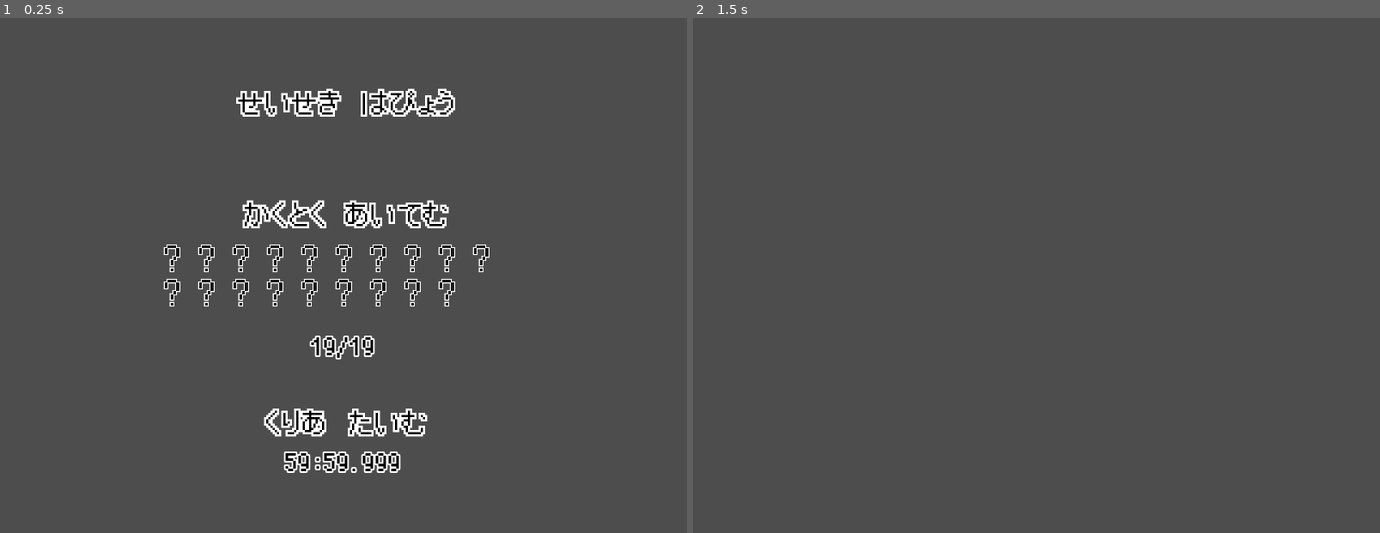
Above: before the commit, frames 1-2 (left to right).
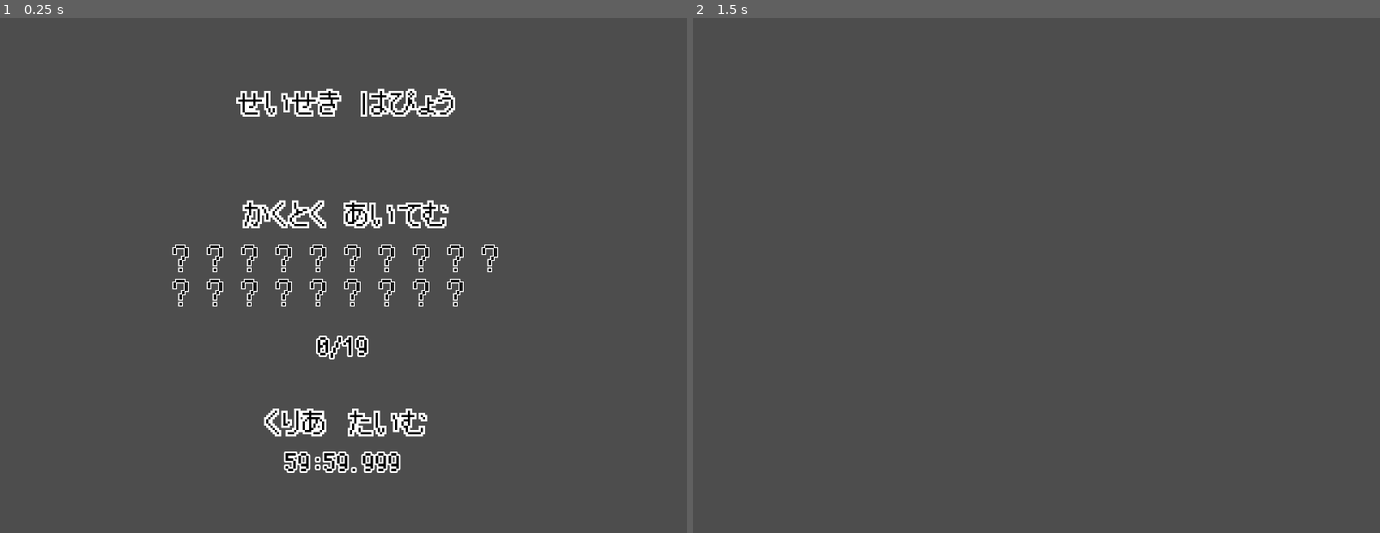
Above: after the commit, the same moments.

Repository: syun77/gd_ino
Game: Godot game, scene res://src/scenes/result/Result.tscn
The game is run twice, just before and just after one commit, with the same random seed, the same clock (stepped at 60 frames per second) and the same inputs.
Inputs (mouse positions are in pixels of both pictures, inside the frame that each line leads up to):
- Up to frame 1 (0.25 s): no input
- Up to frame 2 (1.5 s): tap Enter at 0.5 s; move the mouse to (1187, 249) at 0.52 s; hold Space (action) 0.53-1.28 s; hold Right (ui_right) from 0.53 s (still down); tap R (reset) at 1.25 s; move the mouse to (899, 301) at 1.27 s; tap Space (action) at 1.35 s

The runs differ from the first frame. In frame 1, 2.6% of the frame differs, in the area x 23-73%, y 44-67%; in frame 2, nothing differs.

Commit message:
リザルト実装中

Diff:
--- a/gd_ino/src/common/Common.gd
+++ b/gd_ino/src/common/Common.gd
@@ -23,9 +23,8 @@
 # ----------------------------------------
 # var.
 # ----------------------------------------
-var _hiscore = 0
-var _score = 0
 var _gained_item = {} # 獲得アイテム.
+var _past_time = 0.0 # 経過時間.
 var _layers = []
 var _camera:Camera2D = null
 var _player:Player = null
@@ -45,29 +44,17 @@
 func get_collision_bit(bit:eCollisionLayer) -> int:
 	return int(pow(2, bit-1))
 
-func get_score() -> int:
-	return _score
-
-func add_score(v:int) -> void:
-	_score += v
-
-	if _score > _hiscore:
-		# ハイスコア更新.
-		_hiscore = _score
-
-func get_hiscore() -> int:
-	return _hiscore
-
+## 初期化.
 func init() -> void:
-	_hiscore = 0
-	_score = 0
+	init_vars()
 
 ## 各種変数の初期化.
 func init_vars() -> void:
-	_score = 0
+	_past_time = 0
 	_gained_item = {}
 	_snds.clear()
 
+## セットアップ.
 func setup(root, layers, player:Player, camera:Camera2D) -> void:
 	init_vars()
 
@@ -80,6 +67,18 @@
 		#snd.volume_db = -4
 		root.add_child(snd)
 		_snds.append(snd)
+
+## 経過時間を足し込む.
+func add_past_time(delta:float) -> void:
+	_past_time += delta
+
+## 収集アイテムを所持しているかどうか.
+func has_item(id:Map.eItem) -> bool:
+	return id in _gained_item
+
+## 経過時間の取得.
+func get_past_time() -> float:
+	return _past_time
 
 ## 収集アイテム獲得.
 func gain_item(id:Map.eItem) -> void:
--- a/gd_ino/src/common/Map.gd
+++ b/gd_ino/src/common/Map.gd
@@ -75,6 +75,7 @@
 const ITEM_BEGIN = eItem.FUJI # 開始.
 const ITEM_END = eItem.OMEGA # 終端.
 const ITEM_NUM = ITEM_END - ITEM_BEGIN + 1 # 収集アイテム総数.
+const ITEM_UNKNOWN = 99 # 不明なアイテムアイコン.
 
 ## アイテム種別.
 enum eItemType {
--- a/gd_ino/src/scenes/result/Result.gd
+++ b/gd_ino/src/scenes/result/Result.gd
@@ -24,7 +24,7 @@
 # var.
 # -----------------------------------------
 var _state = eState.INIT
-var _gained_item = 19
+var _gained_item = 0
 var _clear_time = (59*60) + (59) + 0.999
 
 # -----------------------------------------
@@ -32,7 +32,6 @@
 # -----------------------------------------
 ## 開始.
 func _ready() -> void:
-	_txt_item.text = "%d/%d"%[_gained_item, Map.ITEM_NUM]
 	var msec = int(_clear_time*1000) % 1000
 	var sec = int(_clear_time) % 60
 	var minute = int(_clear_time/60)
@@ -42,21 +41,29 @@
 	# 獲得アイテムを表示.
 	var size = 64
 	var pos = _item_marker.position
-	pos.x -= ((10+1)/2) * size
+	pos.x -= ((10-0.5)/2) * size
 	var p = pos
-	for i in range(Map.ITEM_NUM):
+	var idx = 0
+	for id in range(Map.ITEM_BEGIN, Map.ITEM_END + 1):
 		var spr = Sprite2D.new()
 		spr.texture = TILE_TEXTURE
 		spr.vframes = 8
 		spr.hframes = 16
-		spr.frame = 99
+		spr.frame = Map.ITEM_UNKNOWN
+		if Common.has_item(id):
+			# 獲得済み.
+			_gained_item += 1
+			spr.frame = Item.SPR_FRAME_OFS + id - 1
 		spr.position = p
 		add_child(spr)
 		p.x += size
-		if i % 10 == 9:
+		if idx % 10 == 9:
 			p.x = pos.x
 			p.y += size
+		idx += 1
 
+	# 獲得アイテム数を表示.
+	_txt_item.text = "%d/%d"%[_gained_item, Map.ITEM_NUM]
 
 ## 更新.
 func _physics_process(_delta: float) -> void:
